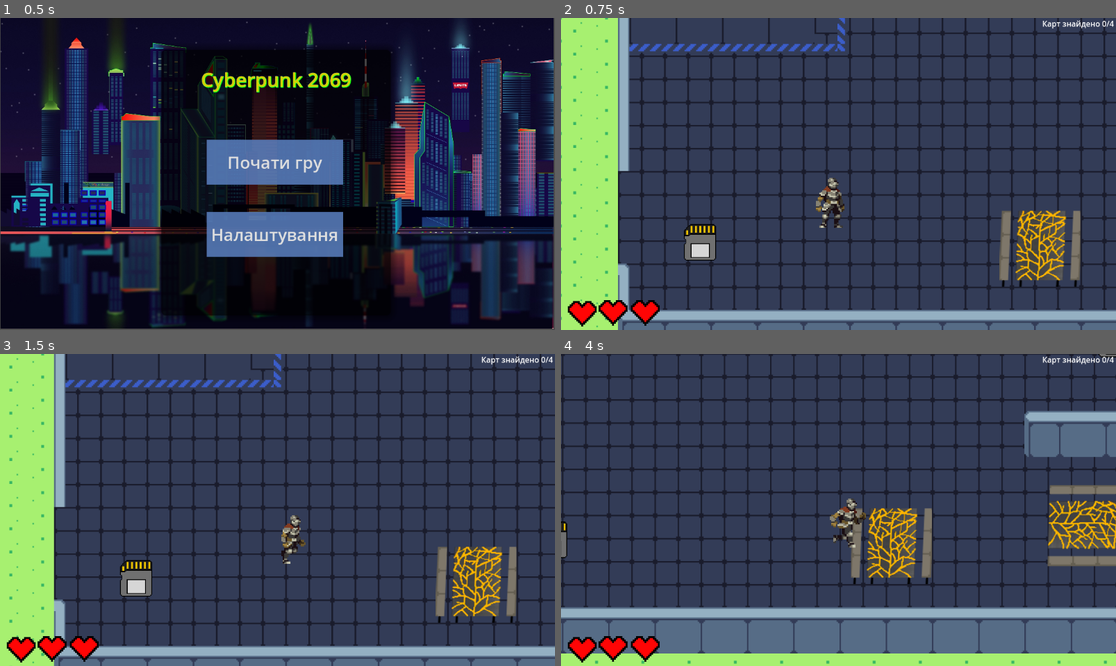
Above: before the commit, frames 1-4 (two rows, left to right).
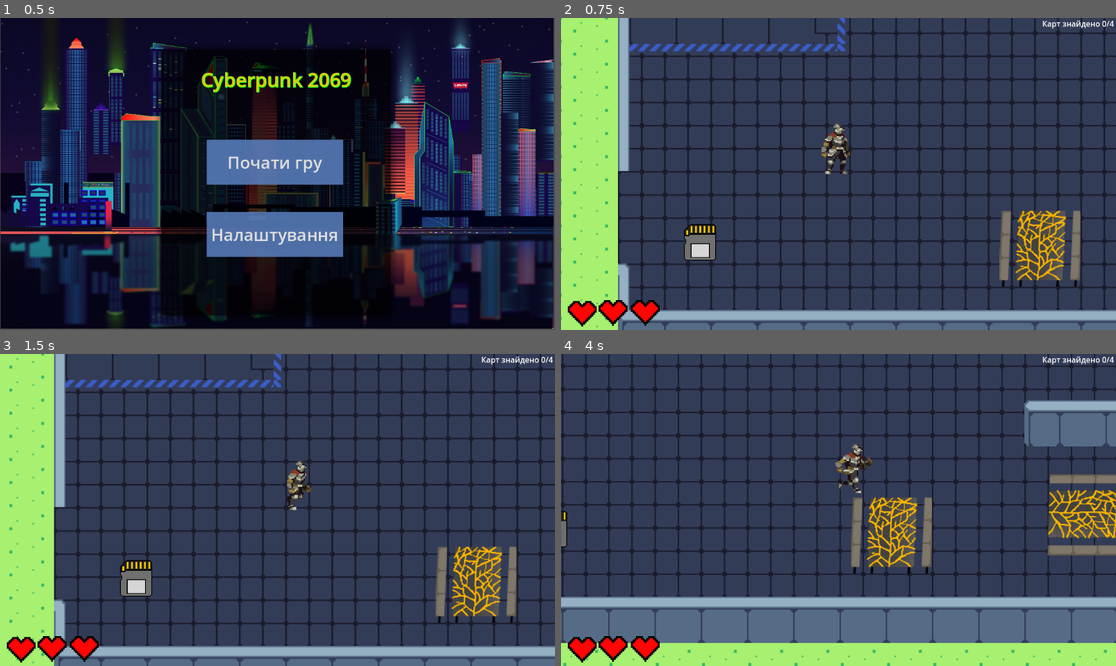
Above: after the commit, the same moments.

Repository: liketaurus/SE-practice-template
Game: Godot game, scene res://Scenes/menu.tscn
Same seed, same stepped clock (60 frames per second), same inputs: the game is played once before the commit and once after it.
Inputs:
- Up to frame 1 (0.5 s): no input
- Up to frame 2 (0.75 s): click "Почати гру" at 0.5 s
- Up to frame 3 (1.5 s): tap Enter at 1.25 s; hold D from 1.28 s (still down); hold E from 1.28 s (still down)
- Up to frame 4 (4 s): tap Space at 1.52, 2.27, 3.77 s; release D at 2.03 s; release E at 2.03 s; hold S 2.03-2.78 s; tap Shift at 2.1, 3.6 s; hold D 2.78-3.53 s; hold E 2.78-3.53 s; hold W from 3.53 s (still down)

Frame 1 is identical in both runs. In frame 2, 1.0% of the frame differs, in the area x 45-53%, y 33-68%; in frame 3, 0.7%; in frame 4, 26%, in the area x 0-100%, y 0-100%.

Commit message:
Fixed player item aura

Diff:
--- a/src/Cyberpunk2069/Scenes/player.tscn
+++ b/src/Cyberpunk2069/Scenes/player.tscn
@@ -299,8 +299,8 @@
 }]
 
 [sub_resource type="CapsuleShape2D" id="CapsuleShape2D_cnkmm"]
-radius = 17.0
-height = 76.0
+radius = 14.0
+height = 34.0
 
 [sub_resource type="Animation" id="Animation_dqw3i"]
 resource_name = "idle"
@@ -362,7 +362,7 @@
 }
 
 [sub_resource type="CircleShape2D" id="CircleShape2D_asipa"]
-radius = 91.4112
+radius = 69.0652
 
 [node name="Player" type="CharacterBody2D"]
 texture_filter = 1
@@ -370,11 +370,11 @@
 script = ExtResource("1_nlplg")
 
 [node name="AnimatedSprite2D" type="AnimatedSprite2D" parent="."]
+position = Vector2(8, -75)
 scale = Vector2(2.07083, 1.875)
 sprite_frames = SubResource("SpriteFrames_jj3ld")
-animation = &"attack"
+animation = &"idle"
 autoplay = "attack"
-frame_progress = 0.921425
 
 [node name="Player" type="Sprite2D" parent="."]
 visible = false
@@ -385,7 +385,7 @@
 vframes = 3
 
 [node name="CollisionShape2D" type="CollisionShape2D" parent="."]
-position = Vector2(-9, 40)
+position = Vector2(0, -17)
 shape = SubResource("CapsuleShape2D_cnkmm")
 
 [node name="Camera2D" type="Camera2D" parent="."]
@@ -436,5 +436,6 @@
 [node name="ItemAura" type="Area2D" parent="."]
 
 [node name="CollisionShape2D" type="CollisionShape2D" parent="ItemAura"]
+position = Vector2(0, -31)
 shape = SubResource("CircleShape2D_asipa")
 debug_color = Color(0.384314, 0.611765, 0, 0.419608)
